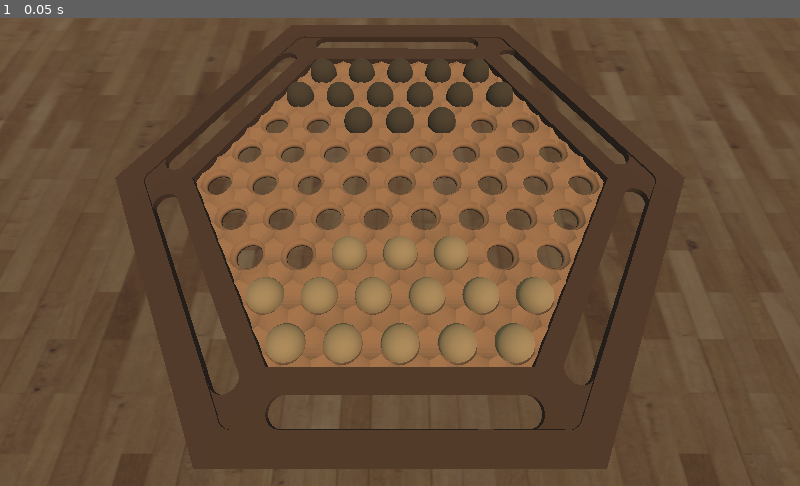
Above: before the commit, frame 1.
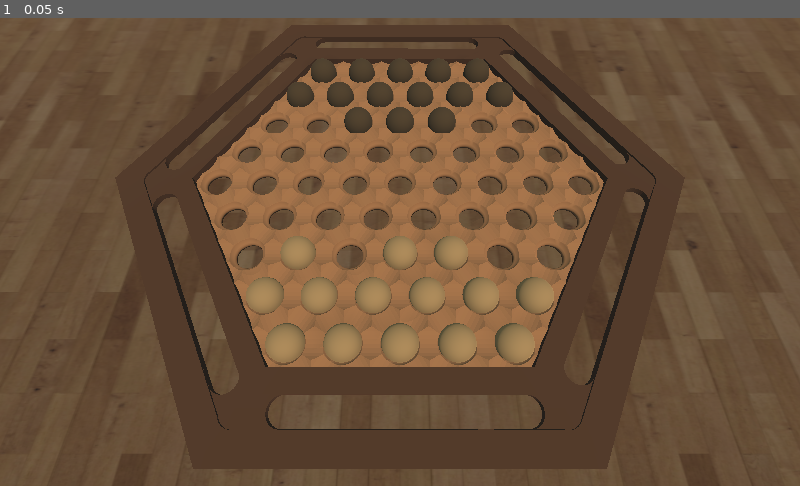
Above: after the commit, the same moment.

Repository: mehtee/AI_Abalone_Project
Game: Godot game, scene res://Scenes/Game.tscn
Two runs of this game, one before a commit and one after it. Both use one fixed random seed, a clock stepped at 60 frames per second and the inputs below.
Inputs:
- Up to frame 1 (0.05 s): no input

The runs differ from the first frame. In frame 1, 0.3% of the frame differs, in the area x 35-46%, y 46-54%.

Commit message:
Implemented blind MiniMax
Implemented blind MiniMax

Diff:
--- a/Scenes/Game.tscn
+++ b/Scenes/Game.tscn
@@ -1,12 +1,14 @@
-[gd_scene load_steps=5 format=2]
+[gd_scene load_steps=6 format=2]
 
 [ext_resource path="res://Scenes/Board.tscn" type="PackedScene" id=1]
 [ext_resource path="res://Assets/Ground.tres" type="Material" id=2]
+[ext_resource path="res://Scripts/MiniMax.gd" type="Script" id=3]
 [ext_resource path="res://Scripts/Visualizer.gd" type="Script" id=4]
 
 [sub_resource type="PlaneMesh" id=1]
 
 [node name="Game" type="Node"]
+script = ExtResource( 3 )
 
 [node name="Board" parent="." instance=ExtResource( 1 )]
 
--- a/Scripts/BoardManager.gd
+++ b/Scripts/BoardManager.gd
@@ -98,6 +98,7 @@
 		return BoardManager.WHITE
 	elif get_number_of_marbles(board, BoardManager.WHITE) <= 8:
 		return BoardManager.BLACK
+	return null;
 
 
 func test_board():
--- /dev/null
+++ b/Scripts/MiniMax.gd
@@ -0,0 +1,37 @@
+extends Node
+
+class_name MiniMax
+
+static func rep(x, score, isMax):
+	if isMax:
+		return x > score
+	else:
+		return x < score
+
+static func minimax(state, depth, isMax):
+	var res = BoardManager.is_game_over(state.board)
+	if depth == 3 or res != null:
+		if res == BoardManager.WHITE:
+			return [state, state.white_score]
+		elif res == BoardManager.BLACK:
+			return [state, state.black_score]
+		else:
+			return [state, state.black_score]
+
+	var move_state;
+	var bestScore
+	var piece
+	if isMax:
+		bestScore = -INF;
+		piece = BoardManager.WHITE;
+	else:
+		bestScore = INF;
+		piece = BoardManager.BLACK;
+
+	for successor in Successor.calculate_successor(state, piece):
+		var eval = minimax(successor, depth + 1, not isMax)
+		if rep(eval[1], bestScore, isMax):
+			move_state = successor;
+			bestScore = eval[1]
+
+	return [move_state, bestScore]
--- a/Scripts/Visualizer.gd
+++ b/Scripts/Visualizer.gd
@@ -9,9 +9,11 @@
 func _ready():
 	var board = BoardManager.current_board;
 	var state = State.new(board, 0, 0)
-	# testing get_number_of_marbles
-	print(BoardManager.get_number_of_marbles(state.board, BoardManager.BLACK))
 	draw_complete_board(state.board)
+	# minimax
+	var new_state = MiniMax.minimax(state, 0, true)[0];
+	update_board(new_state.board)
+
 
 func update_board(new_board):
 	for child in pieces.get_children():
--- a/project.godot
+++ b/project.godot
@@ -9,6 +9,11 @@
 config_version=4
 
 _global_script_classes=[ {
+"base": "Node",
+"class": "MiniMax",
+"language": "GDScript",
+"path": "res://Scripts/MiniMax.gd"
+}, {
 "base": "Reference",
 "class": "Move",
 "language": "GDScript",
@@ -25,6 +30,7 @@
 "path": "res://Scripts/Successor.gd"
 } ]
 _global_script_class_icons={
+"MiniMax": "",
 "Move": "",
 "State": "",
 "Successor": ""
